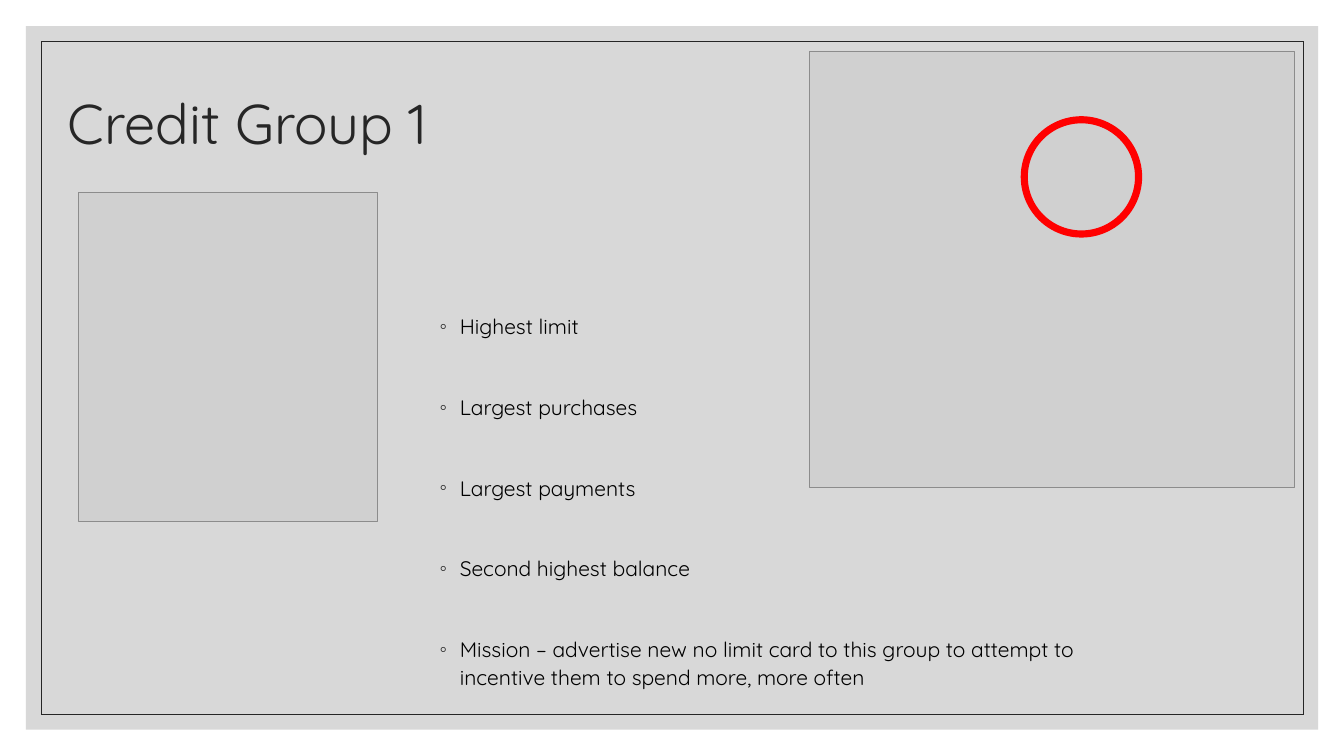
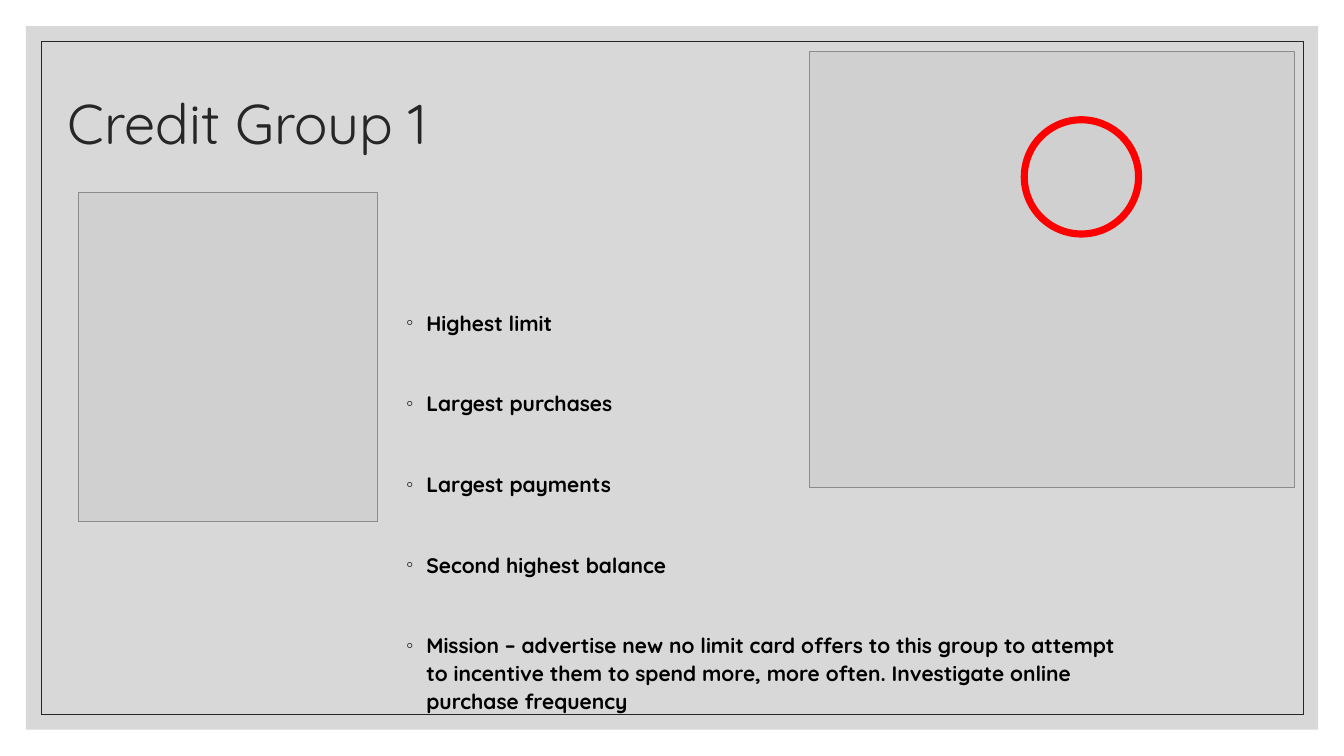
Before and after one commit to ssimmons9212/FedEX, a slide deck: slide 5 of Presentation/Fedex interview Round 2.pptx. Drawn at 1344x756 pixels with LibreOffice and Linux fonts; fonts in the diff are those of the drawing; grey boxes stand for pictures. Boxes give left, top, right and bottom in pixels: in the first picture for what was removed or moved away, otherwise in the second. Text is boxed around its words. In the diff, an @@ line names an element or a change of style, - is before the commit and + after.

```diff
--- a/Presentation/Fedex interview Round 2.pptx
+++ b/Presentation/Fedex interview Round 2.pptx
@@ text "Highest limit": place and size @@
-text "Highest limit" at <box>460,318,1074,689</box>
+text "Highest limit" at <box>426,315,1114,713</box>
@@ text at <box>426,315,666,578</box>: bold on in "Highest limit", "Largest purchases", "Largest payments", "Second highest balance" @@
@@ text at <box>426,637,1114,713</box>: text changed; bold on @@
-◦ Mission – advertise new no limit card to this group to attempt to incentive them to spend more, more often
+◦ Mission – advertise new no limit card offers to this group to attempt to incentive them to spend more, more often. Investigate online purchase frequency
```
Also in this commit, not shown: 5 other slides changed, 1 slide added, 1 slide removed.
